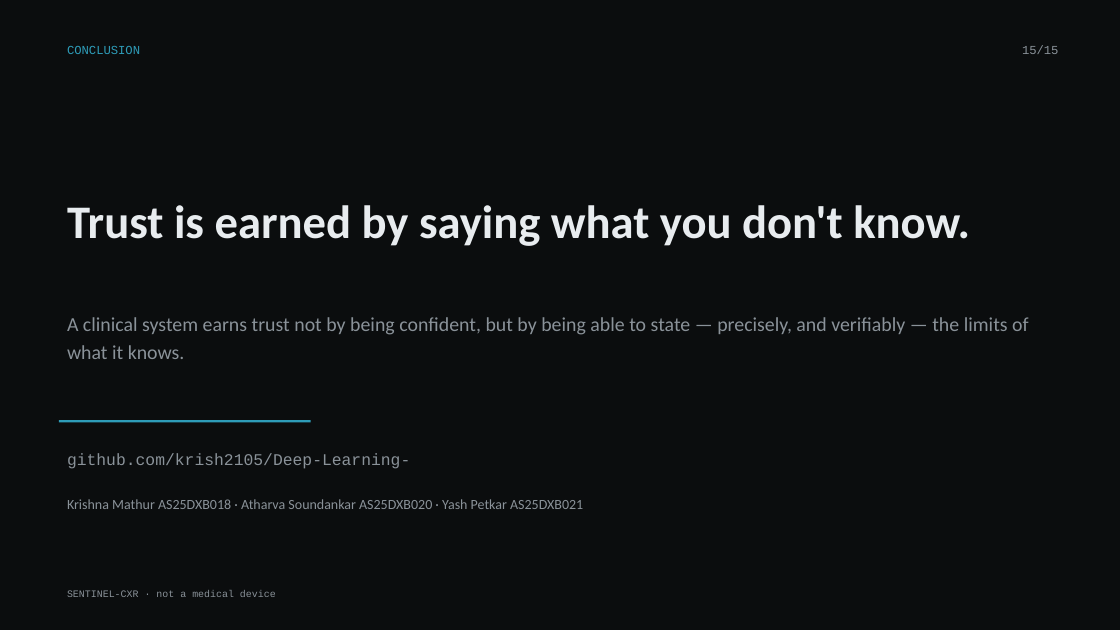
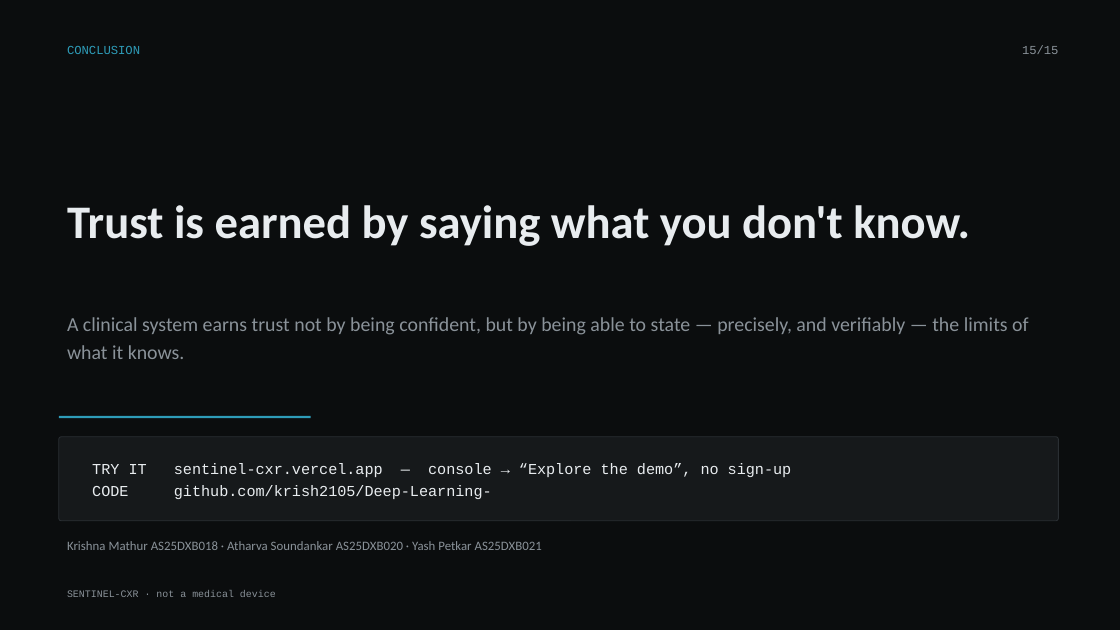
Before and after one commit to krish2105/Deep-Learning-, a slide deck: slide 15 of deliverables/decks/SENTINEL-CXR_Final.pptx. Drawn at 1120x630 pixels with LibreOffice and Linux fonts; fonts in the diff are those of the drawing. Boxes give left, top, right and bottom in pixels: in the first picture for what was removed or moved away, otherwise in the second. Text is boxed around its words. In the diff, an @@ line names an element or a change of style, - is before the commit and + after.

```diff
--- a/deliverables/decks/SENTINEL-CXR_Final.pptx
+++ b/deliverables/decks/SENTINEL-CXR_Final.pptx
@@ rectangle: place and size @@
-rectangle at (59,420,311,423)
+rectangle at (59,416,311,418)
@@ rounded rectangle added at (59,437,1059,521), fill #16191B, outline #2A2F33 0.75 pt @@
@@ text at (92,463,792,499): text changed; size 14 to 13 pt; text colour #8A9299 to #E8ECEF @@
-github.com/krish2105/Deep-Learning-
+TRY IT sentinel-cxr.vercel.app — console → “Explore the demo”, no sign-up
+CODE github.com/krish2105/Deep-Learning-
@@ text "Krishna Mathur AS25DXB018 · Atharva ...": place and size @@
-text "Krishna Mathur AS25DXB018 · Atharva ..." at (67,499,583,509)
+text "Krishna Mathur AS25DXB018 · Atharva ..." at (67,541,542,550)
@@ text "Krishna Mathur AS25DXB018 · Atharva ..." at (67,541,542,550): size 12 to 11 pt @@
```
Also in this commit, not shown: 1 other slide changed, 7 other files.
